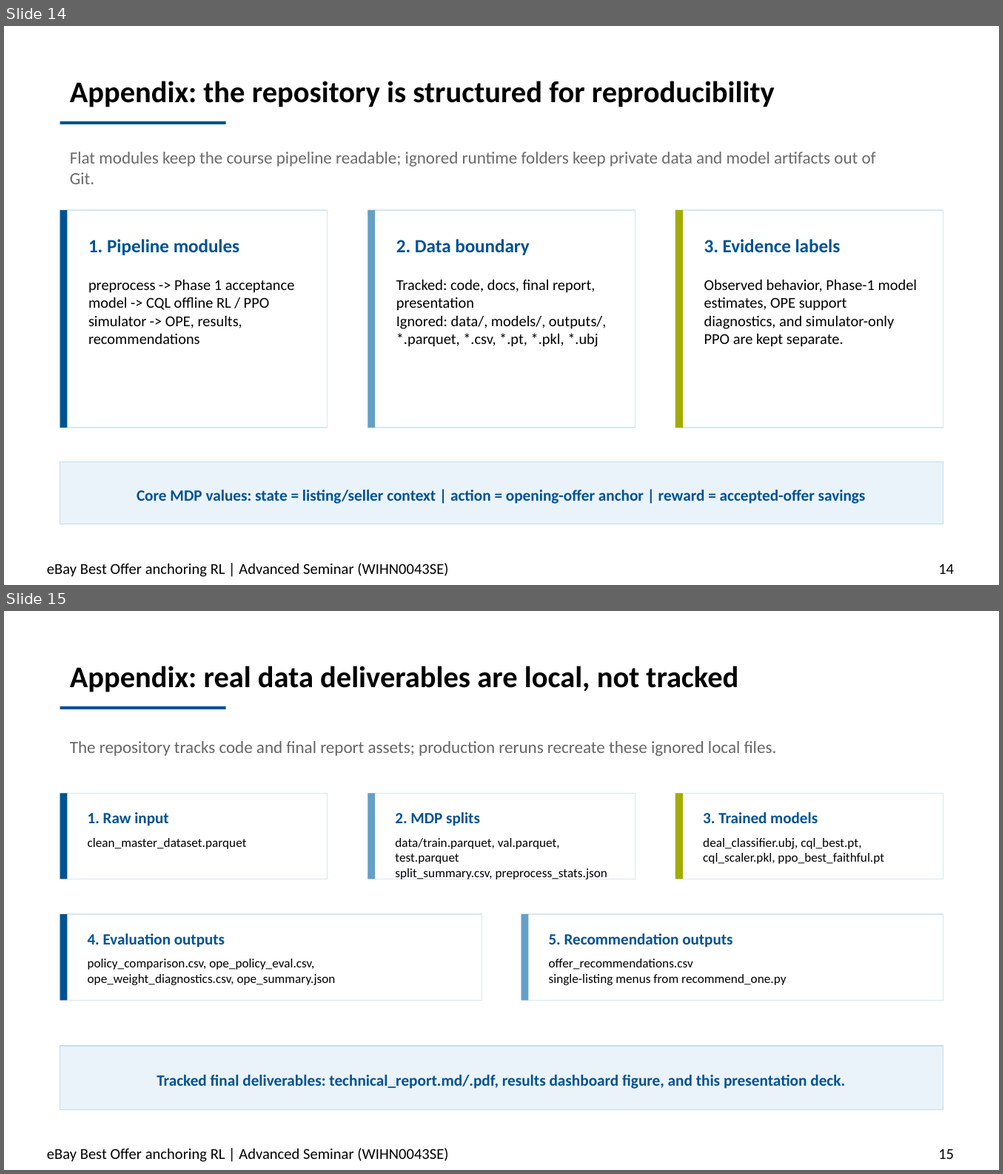
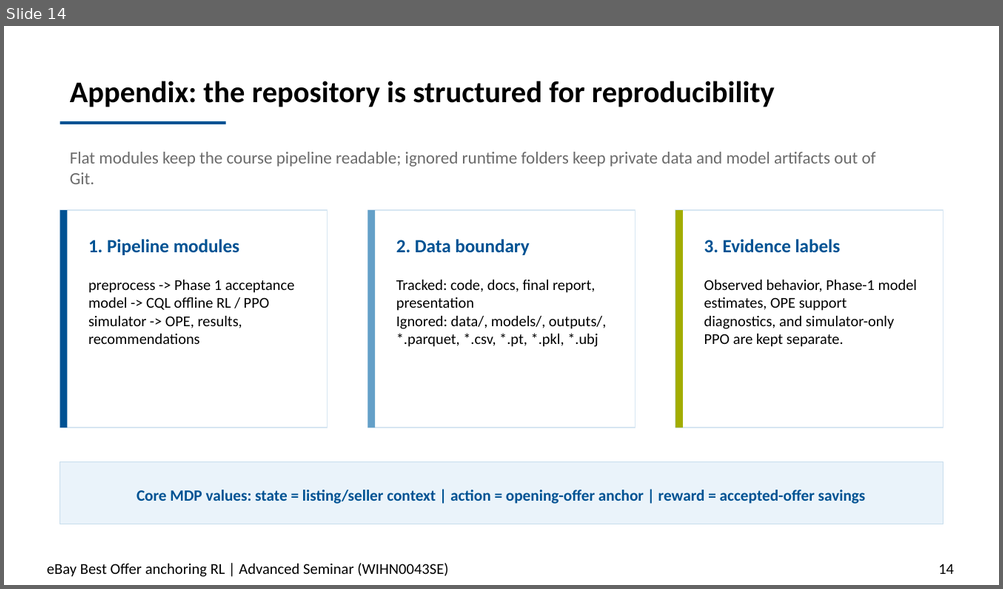
Before and after one commit to soluthan/ebay-anchoring-rl-final, a slide deck: report/ebay_anchoring_rl_presentation.pptx. Shown one above the other, each under a label of ours: slides 14 and 15 before the commit, slide 14 after it. The pictures are 1003x1174 and 1003x589 pixels, drawn with LibreOffice and Linux fonts; fonts in the diff are those of the drawing. Boxes give left, top, right and bottom in pixels: in the first picture for what was removed or moved away, otherwise in the second. Text is boxed around its words. In the diff, an @@ line names an element or a change of style, - is before the commit and + after.

Commit message:
Finalize corrected opening-offer pipeline and report

```diff
--- a/report/ebay_anchoring_rl_presentation.pptx
+++ b/report/ebay_anchoring_rl_presentation.pptx
@@ slide 15 removed at [4, 611, 999, 1170], background #FFFFFF @@
@@ text removed at [70, 666, 738, 692] @@
-Appendix: real data deliverables are local, not tracked
@@ rectangle removed at [60, 706, 226, 709] @@
@@ text removed at [70, 741, 777, 756] @@
-The repository tracks code and final report assets; production reruns recreate these ignored local files.
@@ rectangle removed at [60, 793, 327, 879] @@
@@ rectangle removed at [60, 793, 67, 879] @@
@@ rectangle removed at [368, 793, 635, 879] @@
@@ rectangle removed at [368, 793, 375, 879] @@
@@ rectangle removed at [675, 793, 943, 879] @@
@@ rectangle removed at [675, 793, 683, 879] @@
@@ text removed at [88, 812, 168, 826] @@
-1. Raw input
@@ text removed at [395, 812, 480, 826] @@
-2. MDP splits
@@ text removed at [703, 812, 817, 823] @@
-3. Trained models
@@ text removed at [88, 838, 247, 849] @@
-clean_master_dataset.parquet
@@ text removed at [395, 838, 607, 880] @@
-data/train.parquet, val.parquet, test.parquet
-split_summary.csv, preprocess_stats.json
@@ text removed at [703, 838, 884, 864] @@
-deal_classifier.ubj, cql_best.pt,
-cql_scaler.pkl, ppo_best_faithful.pt
@@ rectangle removed at [60, 914, 481, 1000] @@
@@ rectangle removed at [60, 914, 67, 1000] @@
@@ rectangle removed at [521, 914, 943, 1000] @@
@@ rectangle removed at [521, 914, 528, 1000] @@
@@ text removed at [88, 934, 225, 948] @@
-4. Evaluation outputs
@@ text removed at [549, 934, 732, 948] @@
-5. Recommendation outputs
@@ text removed at [88, 959, 336, 985] @@
-policy_comparison.csv, ope_policy_eval.csv,
-ope_weight_diagnostics.csv, ope_summary.json
@@ text removed at [549, 959, 785, 985] @@
-offer_recommendations.csv
-single-listing menus from recommend_one.py
@@ rectangle removed at [60, 1047, 943, 1111] @@
@@ text removed at [156, 1075, 845, 1089] @@
-Tracked final deliverables: technical_report.md/.pdf, results dashboard figure, and this presentation deck.
@@ text removed at [47, 1148, 448, 1162] @@
-eBay Best Offer anchoring RL | Advanced Seminar (WIHN0043SE)
@@ text removed at [938, 1149, 953, 1159] @@
-15
```
Also in this commit, not shown: 7 slides changed, 25 other files.
